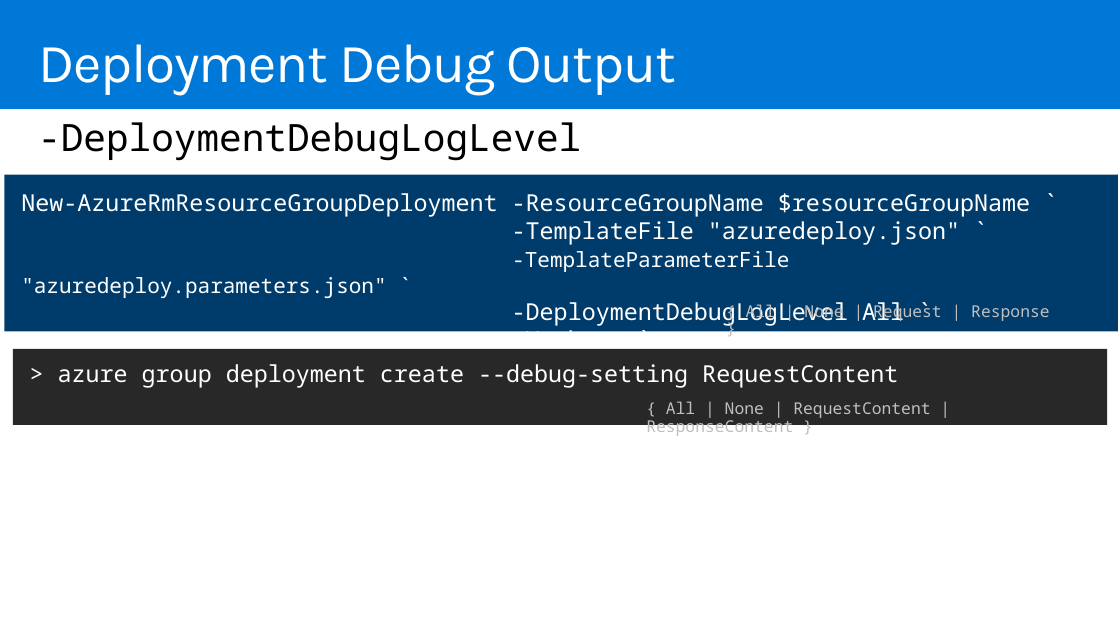
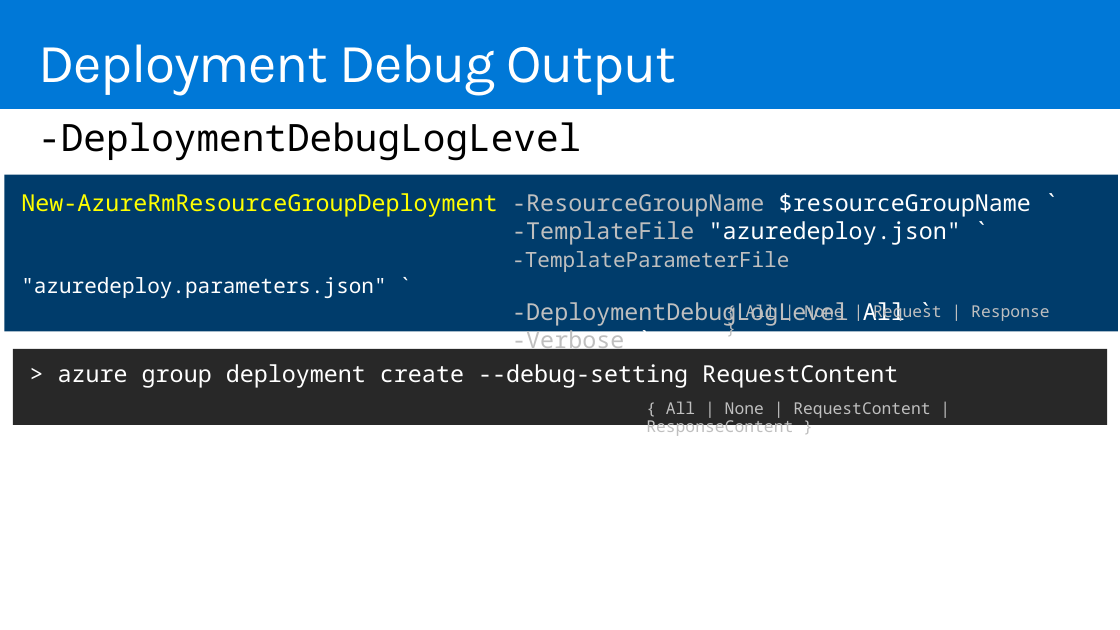
Before and after one commit to mcollier/StirTrek2016, a slide deck: slide 35 of Work on Your ARM Strength.pptx. Drawn at 1120x630 pixels with LibreOffice and Linux fonts; fonts in the diff are those of the drawing. Boxes give left, top, right and bottom in pixels: in the first picture for what was removed or moved away, otherwise in the second. Text is boxed around its words. In the diff, an @@ line names an element or a change of style, - is before the commit and + after.

```diff
--- a/Work on Your ARM Strength.pptx
+++ b/Work on Your ARM Strength.pptx
@@ rectangle "New-AzureRmResourceGroupDeployment -ResourceGroupName $resou ..." at (x1=4, y1=175, x2=1118, y2=332): text colour #FFFFFF to #FFFF00 in "New-AzureRmResourceGroupDeployment"; text colour #FFFFFF to #BFBFBF in "-ResourceGroupName", "-TemplateFile", "-TemplateParameterFile", "-DeploymentDebugLogLevel" and 1 more places @@
```
Also in this commit, not shown: 11 other slides changed, 2 slides added, 2 other files.
